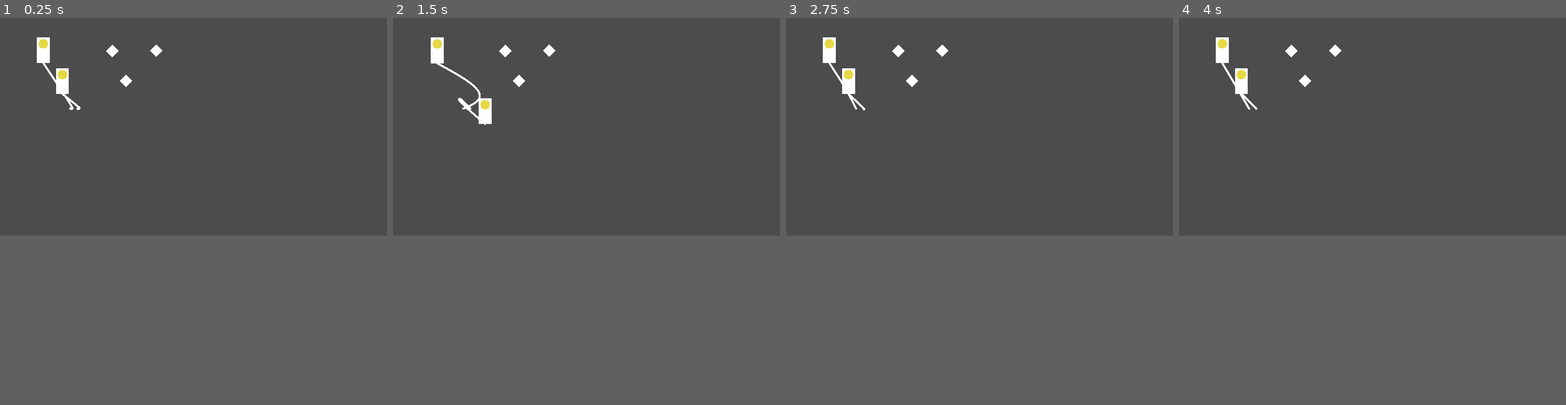
Above: before the commit, frames 1-4 (left to right).
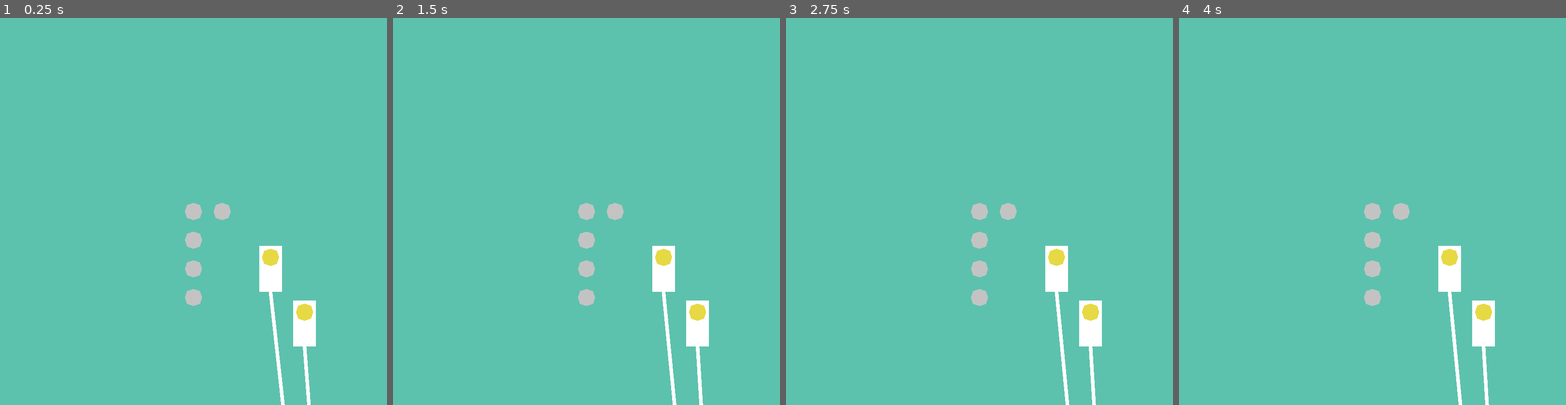
Above: after the commit, the same moments.

Repository: unSAME-Studio/ProjectOutlet
Game: Godot game, scene res://scenes/Main.tscn
Two runs of this game, one before a commit and one after it. Both use one fixed random seed, a clock stepped at 60 frames per second and the inputs below.
Inputs (mouse positions are in pixels of both pictures, inside the frame that each line leads up to):
- Up to frame 1 (0.25 s): no input
- Up to frame 2 (1.5 s): drag from (435, 48) to (625, 79) at 0.52 s; drag from (454, 79) to (567, 168) at 1.27 s
- Up to frame 3 (2.75 s): move the mouse to (1018, 79) at 2.02 s; press the mouse at (1018, 79) at 2.03 s
- Up to frame 4 (4 s): release the mouse at (1411, 79) at 2.75 s; drag from (1353, 168) to (1240, 79) at 2.77 s; tap Enter at 3.5 s; move the mouse to (1488, 161) at 3.52 s; press the mouse at (1488, 161) at 3.53 s
In our replay, the window is 800x450 before the commit and 800x800 after it. These sizes can differ from the game's own. Grey fills any space a smaller window leaves; there, only what the larger window draws over its background counts as a difference.

The runs differ from the first frame. In frame 1, 58% of the frame differs, in the area x 0-100%, y 0-100%; in frame 2, 58%; in frame 3, 58%; in frame 4, 58%.

Commit message:
Grid Detection Update

Diff:
--- a/objects/Outlet.gd
+++ b/objects/Outlet.gd
@@ -3,11 +3,49 @@
 signal select
 signal deselect
 
+var grid_position = Vector2(0, 0)
+
+
+# code adapted from
+# https://tutorialedge.net/gamedev/aabb-collision-detection-tutorial/#:~:text=AABB%20Collision%20Detection%20or%20%22Axis,is%20axis%2Daligned%2C%20ie.
+
+
+# a is new plug in coming
+# b is other ones
+func grid_aabb(a, b):
+	var a_grid = grid_position - a.head_position
+	var b_grid = b.rest_point.grid_position - b.head_position
+
+	print("comparing %s & %s" % [a_grid, b_grid])
+	if(a_grid.x < b_grid.x + b.size.x and
+	a_grid.x + a.size.x > b_grid.x and
+	a_grid.y < b_grid.y + b.size.y and
+	a_grid.y + a.size.y > b_grid.y):
+		return true
+
+	return false
+
+
+# return true if possible for pluging in
+# if collide with another plug then return
+func check_empty(new_plug):
+	var empty = true
+	for plug in Global.console.attached_plugs.keys():
+		# don't check if it's the same plug
+		if new_plug == plug:
+			continue
+
+		if grid_aabb(new_plug, plug):
+			empty = false
+			break
+
+	return empty
+
 
 func select():
 	emit_signal("select")
-	modulate = Color.blue
+	$"Polygon2D".color = Color("ffffff")
 
 func deselect():
 	emit_signal("deselect")
-	modulate = Color.white
+	$"Polygon2D".color = Color("c4c4c4")
--- a/objects/Outlet.tscn
+++ b/objects/Outlet.tscn
@@ -6,5 +6,7 @@
 script = ExtResource( 1 )
 
 [node name="Polygon2D" type="Polygon2D" parent="."]
-position = Vector2( -32, -64 )
-polygon = PoolVector2Array( 0, 64, 32, 96, 64, 64, 32, 32 )
+position = Vector2( -24, -48 )
+scale = Vector2( 0.75, 0.75 )
+color = Color( 0.768627, 0.768627, 0.768627, 1 )
+polygon = PoolVector2Array( 8, 40, 32, 32, 56, 40, 64, 64, 56, 88, 32, 96, 8, 88, 0, 64 )
--- /dev/null
+++ b/objects/OutletGrid.gd
@@ -0,0 +1,22 @@
+extends Node2D
+
+
+export (PackedScene) var outlet
+
+
+var outlet_size = 80
+
+
+func _ready():
+	Global.grid = self
+
+	for r in range(Global.console.level.size()):
+		for c in range(Global.console.level[r].size()):
+
+			print("Current at %d x %d" % [c, r])
+
+			# generate the grid
+			var o = outlet.instance()
+			o.grid_position = Vector2(c, r)
+			add_child(o)
+			o.set_position(Vector2(c * outlet_size, r * outlet_size))
--- /dev/null
+++ b/objects/OutletGrid.tscn
@@ -0,0 +1,12 @@
+[gd_scene load_steps=3 format=2]
+
+[ext_resource path="res://objects/OutletGrid.gd" type="Script" id=1]
+[ext_resource path="res://objects/Outlet.tscn" type="PackedScene" id=2]
+
+[node name="OutletGrid" type="Node2D"]
+script = ExtResource( 1 )
+outlet = ExtResource( 2 )
+
+[node name="TileMap" type="TileMap" parent="."]
+cell_size = Vector2( 128, 128 )
+format = 1
--- a/objects/Plug.gd
+++ b/objects/Plug.gd
@@ -6,19 +6,25 @@
 var original_point
 var rest_point
 
+var head_position = Vector2(0, 0)
+var size = Vector2(1, 2)
+
 
 # drag and drop code adapted from Youtube
 # https://www.youtube.com/watch?v=iSpWZzL2i1o
 
 
 func _ready():
+	# add this plug to the avaliable plugs
+	Global.console.avaliable_plugs[self] = 0
+
 	original_point = get_global_position()
 
 	# spawn the string
 	var s = string.instance()
 	s.plug = $"End"
 	get_parent().call_deferred("add_child", s)
-	s.set_global_position(Vector2(rand_range(0, get_viewport().size.x), get_viewport().size.y))
+	s.set_global_position(Vector2(rand_range(0, get_viewport().size.x), get_viewport().size.y * 2))
 
 # on drag
 func _on_Plug_input_event(viewport, event, shape_idx):
@@ -39,7 +45,7 @@
 
 # on drop
 func _input(event):
-	if event is InputEventMouseButton:
+	if selected and event is InputEventMouseButton:
 		if event.button_index == BUTTON_LEFT and not event.pressed:
 			selected = false
 
@@ -57,8 +63,41 @@
 
 			# if found another close point, select it
 			# else send back to original point
-			if closest_point:
+			# check for overlapping tiles (IMPORTANT)
+			if closest_point and closest_point.check_empty(self):
 				rest_point = closest_point
 				rest_point.select()
+
+				Global.console.avaliable_plugs.erase(self)
+				Global.console.attached_plugs[self] = 0
+
+				print("Avaliable")
+				print(Global.console.avaliable_plugs)
+				print("Attached")
+				print(Global.console.attached_plugs)
 			else:
 				rest_point = null
+
+				Global.console.avaliable_plugs[self] = 0
+				Global.console.attached_plugs.erase(self)
+
+				print("Avaliable")
+				print(Global.console.avaliable_plugs)
+				print("Attached")
+				print(Global.console.attached_plugs)
+
+		# rotating
+		if event.button_index == BUTTON_RIGHT and event.pressed:
+			spin()
+
+
+func spin():
+	# swap size x and y
+	var temp_size = size
+	size.x = temp_size.y
+	size.y = temp_size.x
+
+	# move head position
+	#head_position = size - Vector2(1,1)
+
+	set_rotation(get_rotation() + PI / 2)
--- a/project.godot
+++ b/project.godot
@@ -11,6 +11,7 @@
 [application]
 
 config/name="ProjectOutlet"
+config/description="CMPM 120 Project"
 run/main_scene="res://scenes/Main.tscn"
 config/icon="res://icon.png"
 
@@ -20,9 +21,9 @@
 
 [display]
 
-window/size/width=1920
+window/size/width=1080
 window/size/height=1080
-window/size/test_width=1280
+window/size/test_width=720
 window/size/test_height=720
 window/dpi/allow_hidpi=true
 window/stretch/mode="2d"
@@ -35,6 +36,11 @@
 "events": [ Object(InputEventMouseButton,"resource_local_to_scene":false,"resource_name":"","device":0,"alt":false,"shi …(212 unchanged characters)…
  ]
 }
+rotate={
+"deadzone": 0.5,
+"events": [ Object(InputEventMouseButton,"resource_local_to_scene":false,"resource_name":"","device":0,"alt":false,"shift":false,"control":false,"meta":false,"command":false,"button_mask":0,"position":Vector2( 0, 0 ),"global_position":Vector2( 0, 0 ),"factor":1.0,"button_index":2,"pressed":false,"doubleclick":false,"script":null)
+ ]
+}
 
 [physics]
 
@@ -42,4 +48,5 @@
 
 [rendering]
 
+environment/default_clear_color=Color( 0.364706, 0.764706, 0.682353, 1 )
 environment/default_environment="res://default_env.tres"
--- a/scenes/Main.tscn
+++ b/scenes/Main.tscn
@@ -1,10 +1,10 @@
 [gd_scene load_steps=4 format=2]
 
 [ext_resource path="res://objects/Plug.tscn" type="PackedScene" id=1]
-[ext_resource path="res://objects/Outlet.tscn" type="PackedScene" id=2]
 [ext_resource path="res://scripts/console.gd" type="Script" id=3]
+[ext_resource path="res://objects/OutletGrid.tscn" type="PackedScene" id=4]
 
-[node name="Node" type="Node"]
+[node name="Main" type="Node"]
 
 [node name="Console" type="Node" parent="."]
 script = ExtResource( 3 )
@@ -15,17 +15,13 @@
 
 [node name="Node2D" type="Node2D" parent="."]
 
+[node name="Camera2D" type="Camera2D" parent="Node2D"]
+current = true
+
+[node name="OutletGrid" parent="Node2D" instance=ExtResource( 4 )]
+
 [node name="Plug" parent="Node2D" instance=ExtResource( 1 )]
 position = Vector2( 215, 128 )
 
 [node name="Plug2" parent="Node2D" instance=ExtResource( 1 )]
 position = Vector2( 310, 281 )
-
-[node name="Outlet" parent="Node2D" instance=ExtResource( 2 )]
-position = Vector2( 557, 164 )
-
-[node name="Outlet2" parent="Node2D" instance=ExtResource( 2 )]
-position = Vector2( 625, 312 )
-
-[node name="Outlet3" parent="Node2D" instance=ExtResource( 2 )]
-position = Vector2( 775, 162 )
--- a/scripts/console.gd
+++ b/scripts/console.gd
@@ -1,6 +1,15 @@
 extends Node
 
 
+var level = [
+			[0, 0],
+			[0],
+			[0],
+			[0]
+			]
+
+var avaliable_plugs = {}
+var attached_plugs = {}
 
 func _ready():
 	Global.console = self
--- a/scripts/global.gd
+++ b/scripts/global.gd
@@ -1,3 +1,4 @@
 extends Node
 
 var console
+var grid
